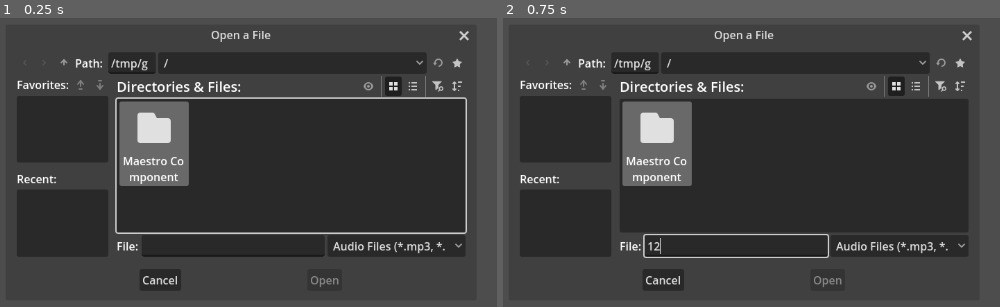
Above: before the commit, frames 1-2 (left to right).
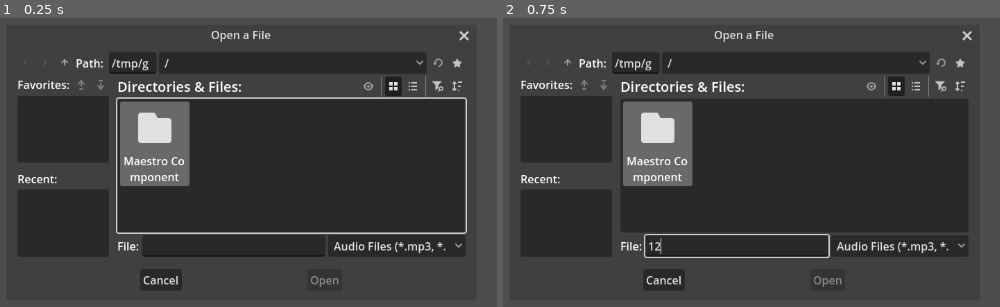
Above: after the commit, the same moments.

Repository: LovelyDream-Dev/Rhythm-Maestro
Game: Godot game, scene res://Maestro Component/Scenes/maestro.tscn
Same seed, same stepped clock (60 frames per second), same inputs: the game is played once before the commit and once after it. Sound files missing from this copy of the repository are replaced by a short silence.
Inputs (mouse positions are in pixels of both pictures, inside the frame that each line leads up to):
- Up to frame 1 (0.25 s): no input
- Up to frame 2 (0.75 s): click (736, 246) at 0.52 s; type "12" at 0.6 s

The runs differ from the first frame. In frame 1, 2.2% of the frame differs, in the area x 3-90%, y 14-93%; in frame 2, 2.1%.

Commit message:
Added creation of a .tau file to the map folder when it is created.

Diff:
--- a/Maestro Component/Scenes/map_data_container.gd
+++ b/Maestro Component/Scenes/map_data_container.gd
@@ -3,7 +3,8 @@
 
 @onready var fileDialog:FileDialog = $FileDialog
 
-var fileLoader:FileLoader
+var fileLoader:FileLoader = FileLoader.new()
+var fileSaver:FileSaver = FileSaver.new()
 
 var parent:Maestro
 
@@ -33,16 +34,11 @@
 var hitWindow:float = 0.0
 
 func _ready() -> void:
-	fileLoader = FileLoader.new()
 	parent = get_parent()
 	fileDialog.connect("file_selected", handle_loaded_file)
 	select_audio_file_in_file_system()
 
 func _process(_delta: float) -> void:
-	if parent.stream:
-		if newEditorMapInit:
-			parent.play()
-			newEditorMapInit = false
 	timing_points()
 
 # --- CUSTOM FUNCTIONS ---
@@ -56,6 +52,7 @@
 		push_error("Unsupported audio format: " + ext)
 		return
 	fileLoader.init_new_map(path, self, parent)
+	fileSaver.save_tau_data(fileLoader.mapFolderPath, self)
 
 func timing_points():
 	if len(timingPoints) == 0:
--- a/Maestro Component/Scripts/file_loader.gd
+++ b/Maestro Component/Scripts/file_loader.gd
@@ -1,7 +1,11 @@
 extends Node
 class_name FileLoader
 
+var fileSaver:FileSaver = FileSaver.new()
+
 var originalAudioFileName:String
+var mapFolderPath:String
+var AudioFileExtension:String
 
 func load_map(folderPath:String, mapData:MapDataContainer, audioPlayer:AudioStreamPlayer):
 	mapData.unload_map()
@@ -102,11 +106,15 @@
 
 func init_new_map(songFilePath:String, mapData:MapDataContainer, audioPlayer:AudioStreamPlayer):
 	originalAudioFileName = songFilePath.get_file().get_basename()
-	var ext = songFilePath.get_file().get_extension()
-	mapData.audioFileExtension = ext.to_lower()
+	AudioFileExtension = songFilePath.get_file().get_extension()
+
+	mapData.audioFileExtension = AudioFileExtension.to_lower()
+
 	load_song(songFilePath, mapData, audioPlayer)
+
 	var userPath:String = "D:/Users/Teren/Godot Projects/Rhythm Maestro/Maestro Component"
-	var mapFolderPath:String = userPath.path_join(originalAudioFileName)
+	mapFolderPath = userPath.path_join(originalAudioFileName+AudioFileExtension.to_lower())
+
 	var errFolder := DirAccess.make_dir_absolute(mapFolderPath)
 	if errFolder != OK:
 		if ERR_ALREADY_EXISTS:
@@ -115,7 +123,7 @@
 			push_error("Couldn't create map folder at: "+mapFolderPath+".")
 		return
 
-	var newAudioFilePath = mapFolderPath.path_join("audio."+ext)
+	var newAudioFilePath = mapFolderPath.path_join("audio."+AudioFileExtension.to_lower())
 	var errFile := DirAccess.copy_absolute(songFilePath, newAudioFilePath)
 	if errFile != OK:
 		if ERR_ALREADY_EXISTS:
@@ -123,6 +131,10 @@
 		else:
 			push_error("Couldn't copy audio file from: "+songFilePath+" to: "+newAudioFilePath+".")
 		return
+
+	var tauFilePath = mapFolderPath.path_join("data.tau")
+	mapData.tauFilePath = tauFilePath
+	fileSaver.save_tau_data(tauFilePath, mapData)
 	mapData.newEditorMapInit = true
 
 func load_song(filePath:String, mapData:MapDataContainer, audioPlayer:AudioStreamPlayer):
--- a/Maestro Component/Scripts/file_saver.gd
+++ b/Maestro Component/Scripts/file_saver.gd
@@ -9,7 +9,7 @@
 
 	file.store_line("[General]")
 	file.store_line("AudioFileName: audio."+mapData.audioFileExtension)
-	file.store_line("LeadInBeats: "+ str(mapData.LeadInBeats))
+	file.store_line("LeadInBeats: "+ str(mapData.leadInBeats))
 	file.store_line("")
 	file.store_line("[Metadata]")
 	file.store_line("Title: "+mapData.title)
Not shown, removed: Maestro Component/Rhythm TAU OST Finished Mix 1/audio.mp3.import
Not shown, removed: Maestro Component/Rhythm TAU OST Finished Mix 1/audio.mp3
